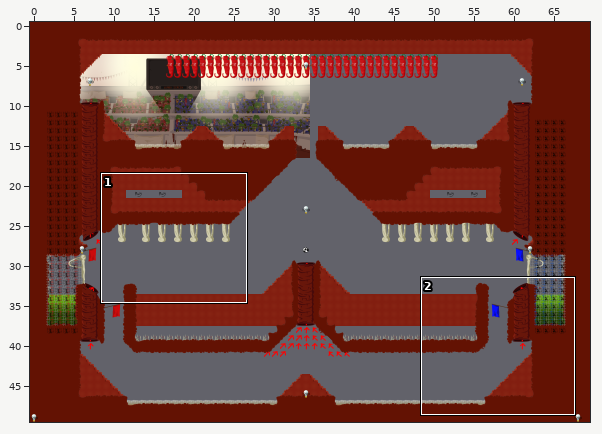
Two versions of a level (Tiled map, data/assets/Maps/The_Match.tmx). The first picture is a wide view before the edit; the outline marks the close-up.
Close-up. Earlier state:
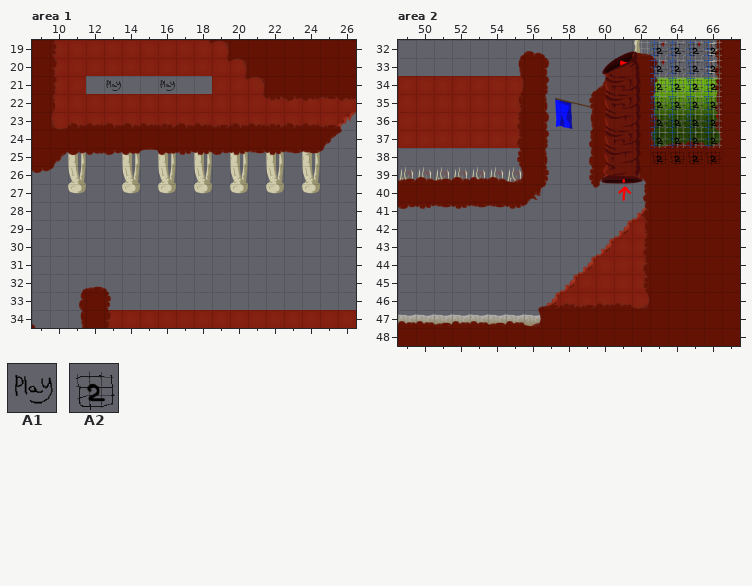
Cells are 64x64 px. Shown: area 1 x 9..26, y 19..34; area 2 x 49..67, y 32..48. The commit also changed other parts of the map, which this record leaves out.
Key: from "Spawns": A1 1, A2 7.
__ is an empty cell.
Layers that did not change in this view are not listed.
Layer "Flags" before, area 2, first column x 49:
32 __ __ __ __ __ __ __ __ __ __ __ __ __ __ A2 A2 A2 A2 __
33 __ __ __ __ __ __ __ __ __ __ __ __ __ __ A2 A2 A2 A2 __
34 __ __ __ __ __ __ __ __ __ __ __ __ __ __ A2 A2 A2 A2 __
35 __ __ __ __ __ __ __ __ __ __ __ __ __ __ A2 A2 A2 A2 __
36 __ __ __ __ __ __ __ __ __ __ __ __ __ __ A2 A2 A2 A2 __
37 __ __ __ __ __ __ __ __ __ __ __ __ __ __ A2 A2 A2 A2 __
38 __ __ __ __ __ __ __ __ __ __ __ __ __ __ A2 A2 A2 A2 __
39 __ __ __ __ __ __ __ __ __ __ __ __ __ __ __ __ __ __ __
40 __ __ __ __ __ __ __ __ __ __ __ __ __ __ __ __ __ __ __
41 __ __ __ __ __ __ __ __ __ __ __ __ __ __ __ __ __ __ __
42 __ __ __ __ __ __ __ __ __ __ __ __ __ __ __ __ __ __ __
43 __ __ __ __ __ __ __ __ __ __ __ __ __ __ __ __ __ __ __
44 __ __ __ __ __ __ __ __ __ __ __ __ __ __ __ __ __ __ __
45 __ __ __ __ __ __ __ __ __ __ __ __ __ __ __ __ __ __ __
46 __ __ __ __ __ __ __ __ __ __ __ __ __ __ __ __ __ __ __
47 __ __ __ __ __ __ __ __ __ __ __ __ __ __ __ __ __ __ __
48 __ __ __ __ __ __ __ __ __ __ __ __ __ __ __ __ __ __ __
The same view after the edit:
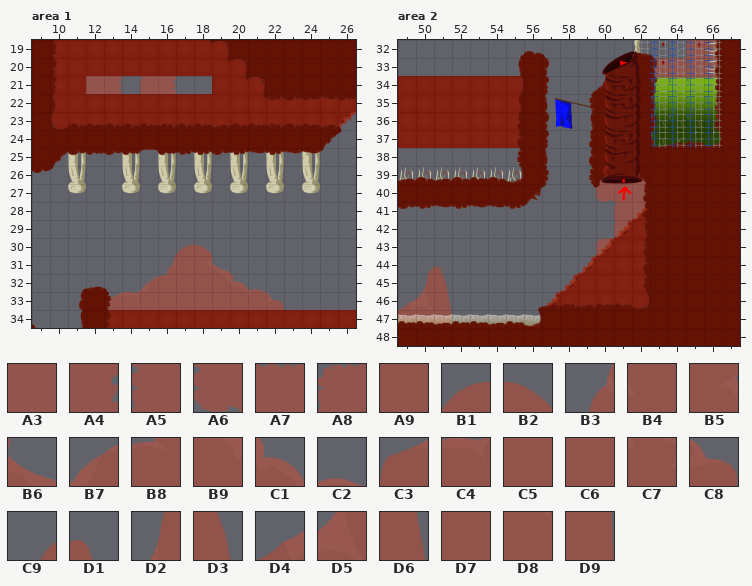
Further tiles: from "MeatEdibleBack": A3 0, A4 1, A5 4, A6 6, A7 8, A8 12; from "MeatEdibleBack2": A9 28, B1 78, B2 79, B3 98, B4 99, B5 100, B6 101, B7 118, B8 119, B9 122, C1 123, C2 124, C3 137, C4 138, C5 139, C6 144, C7 145, C8 146, C9 313, D1 314, D2 334, D3 335, D4 354, D5 355, D6 356, D7 375, D8 376, D9 377.
Tiles of an added or newly shown layer are drawn over the layers below it.
The edit:
Layer "MeatBack" (added), area 1:
Tile A3 now appears in row 21 at x 12.
Tile A4 now appears in row 21 at x 13 and 16.
Tile A5 now appears in row 21 at x 15.
Tile A9 now appears in row 32 at x 17 to 18; in row 33 at x 16 to 19.
Tile B1 now appears in row 30 at x 17.
Tile B2 now appears in row 30 at x 18.
Tile B3 now appears in row 31 at x 16.
Tile B4 now appears in row 31 at x 17.
Tile B5 now appears in row 31 at x 18.
Tile B6 now appears in row 31 at x 19.
Tile B7 now appears in row 32 at x 15.
Tile B8 now appears in row 32 at x 16.
Tile B9 now appears in row 32 at x 19.
Tile C1 now appears in row 32 at x 20.
Tile C2 now appears in row 32 at x 21.
Tile C3 now appears in row 33 at x 13.
Tile C4 now appears in row 33 at x 14.
Tile C5 now appears in row 33 at x 15.
Tile C6 now appears in row 33 at x 20.
Tile C7 now appears in row 33 at x 21.
Tile C8 now appears in row 33 at x 22.
Layer "Flags" (now hidden), area 1:
The edit erases tile A1 in row 21 at x 13 and 16.
Layer "MeatBack" (added), area 2:
Tile A3 now appears in row 32 at x 66; in row 33 at x 65 to 66; in rows 34 to 37 at x 63 to 66; in row 39 at x 60 to 62; in row 40 at x 61 to 62; in row 41 at x 62.
Tile A5 now appears in row 32 at x 65; in rows 41 to 42 at x 61.
Tile A6 now appears in row 40 at x 60.
Tile A7 now appears in row 33 at x 63 to 64.
Tile A8 now appears in row 43 at x 60.
Tile C9 now appears in row 44 at x 50.
Tile D1 now appears in row 44 at x 51.
Tile D2 now appears in row 45 at x 50.
Tile D3 now appears in row 45 at x 51.
Tile D4 now appears in row 46 at x 49.
Tile D5 now appears in row 46 at x 50.
Tile D6 now appears in row 46 at x 51.
Tile D7 now appears in row 47 at x 49.
Tile D8 now appears in row 47 at x 50.
Tile D9 now appears in row 47 at x 51.
Layer "Flags" (now hidden), area 2:
The edit erases tile A2 in rows 32 to 38 at x 63 to 66.
Boxes around the changes in both close-ups, in picture pixels (x1, y1, x2, y2):
changed: (86, 76, 122, 94)
changed: (140, 76, 176, 94)
added: (107, 244, 284, 310)
changed: (596, 40, 721, 256)
added: (398, 266, 452, 324)
